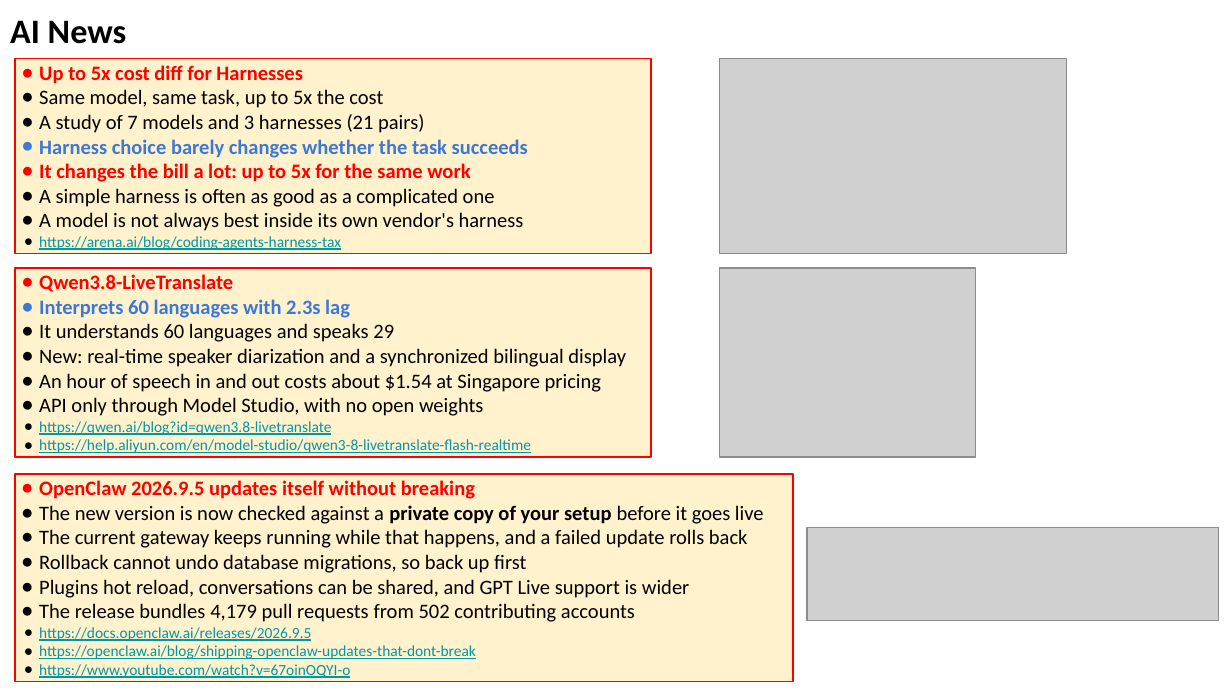
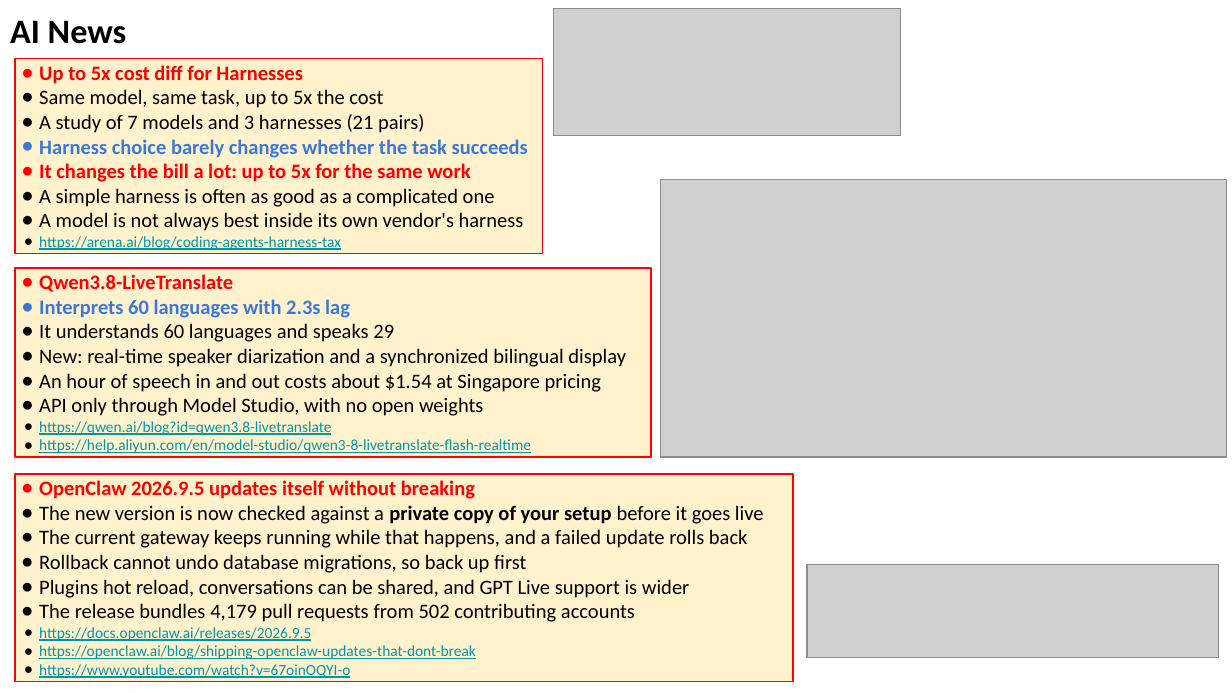
Before and after one commit to lselector/seminar, a slide deck: slide 17 of 2026/2026-09-25-AI-News.pptx (slide 15 before the commit). Drawn at 1232x693 pixels with LibreOffice and Linux fonts; fonts in the diff are those of the drawing; grey boxes stand for pictures. Boxes give left, top, right and bottom in pixels: in the first picture for what was removed or moved away, otherwise in the second. Text is boxed around its words. In the diff, an @@ line names an element or a change of style, - is before the commit and + after.

```diff
--- a/2026/2026-09-25-AI-News.pptx
+++ b/2026/2026-09-25-AI-News.pptx
@@ picture added at bbox=[553, 9, 901, 136] @@
@@ rectangle "Up to 5x cost diff ...": place and size @@
-rectangle "Up to 5x cost diff ..." at bbox=[15, 58, 650, 254]
+rectangle "Up to 5x cost diff ..." at bbox=[15, 58, 543, 254]
@@ picture removed at bbox=[719, 58, 1067, 254] @@
@@ picture added at bbox=[660, 180, 1227, 457] @@
@@ picture removed at bbox=[719, 267, 976, 457] @@
@@ picture: place and size @@
-picture at bbox=[807, 527, 1218, 621]
+picture at bbox=[807, 564, 1218, 658]
```
Also in this commit, not shown: 4 other slides changed, 9 slides added.
